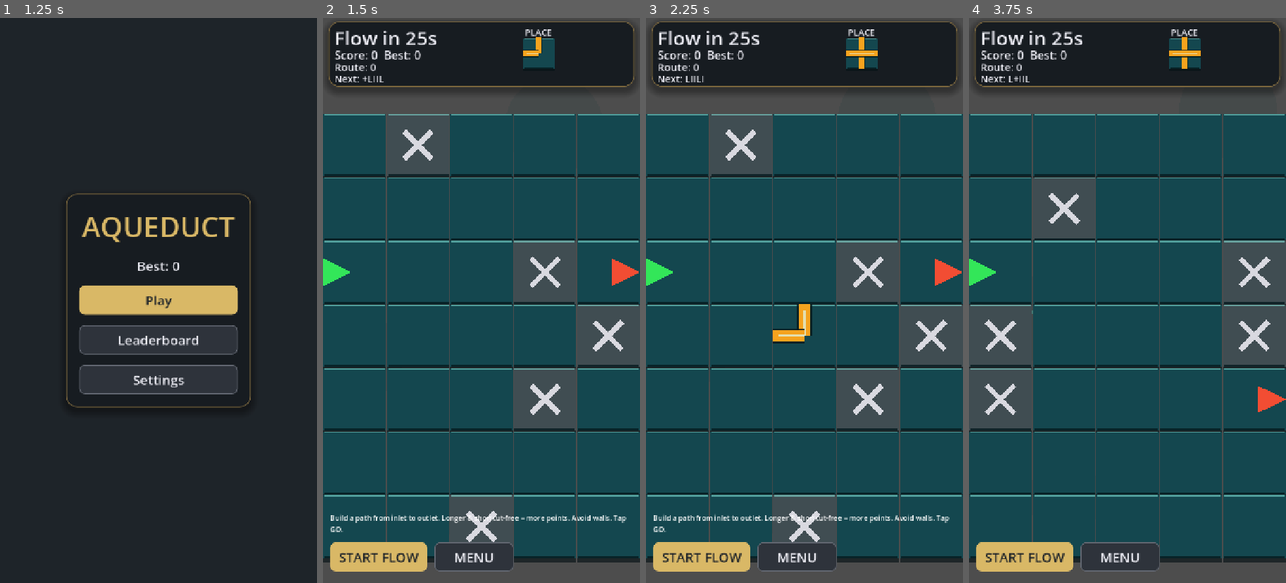
Above: before the commit, frames 1-4 (left to right).
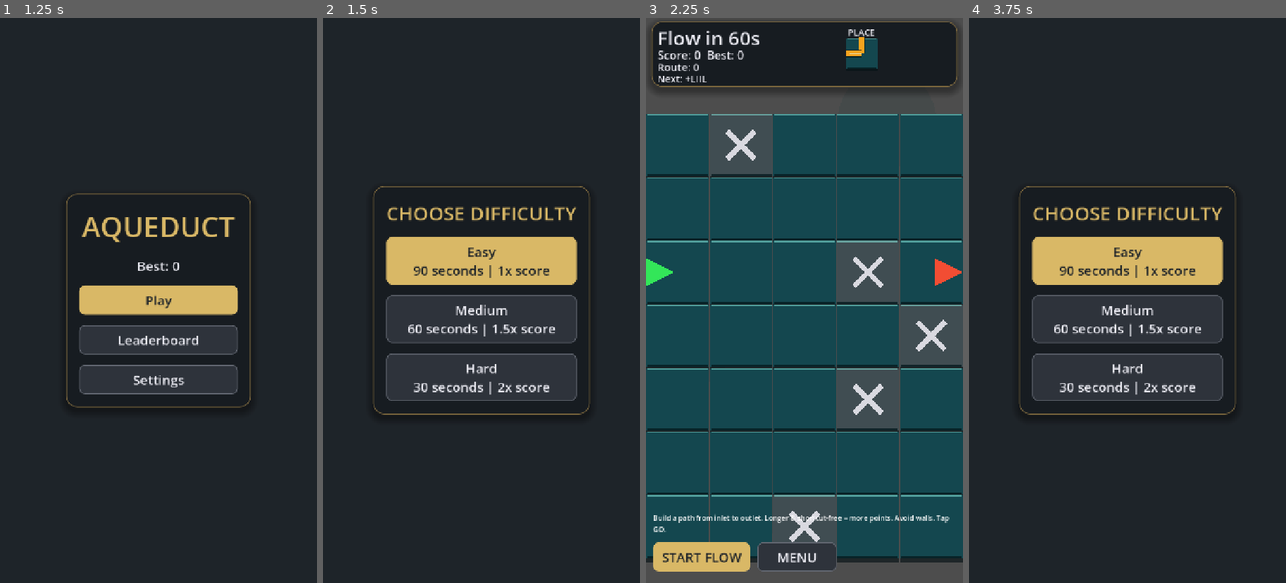
Above: after the commit, the same moments.

Repository: tokko/pipe-mania
Game: Godot game, scene res://scenes/main.tscn
The game is run twice, just before and just after one commit, with the same random seed, the same clock (stepped at 60 frames per second) and the same inputs.
Inputs (mouse positions are in pixels of both pictures, inside the frame that each line leads up to):
- Up to frame 1 (1.25 s): tap Enter at 0.5 s; move the mouse to (228, 272) at 0.52 s; hold Shift from 0.53 s (still down); click (228, 272) at 0.67 s
- Up to frame 2 (1.5 s): release Shift at 1.25 s; click "Play" at 1.25 s
- Up to frame 3 (2.25 s): click (804, 317) at 2 s, where only the run after the commit has a clickable "Medium 60 seconds | 1.5x score"
- Up to frame 4 (3.75 s): click "START FLOW" at 2.75 s; click "New Game" at 3.5 s

Frame 1 is identical in both runs. In frame 2, 86% of the frame differs, in the area x 0-100%, y 0-100%; in frame 3, 0.8%; in frame 4, 86%.

Commit message:
feat: add difficulty selector

Diff:
--- a/scripts/main.gd
+++ b/scripts/main.gd
@@ -70,8 +70,8 @@
 		get_tree().quit()
 
 
-func _start_game() -> void:
-	_run = Run.new(randi())
+func _start_game(mode: int = Run.Mode.EASY) -> void:
+	_run = Run.new(randi(), mode)
 	_run.high_score = SaveStore.load_high()
 	_mount_first_board()
 
@@ -104,10 +104,10 @@
 	_hud.bind(_bv)
 	_hud.go_pressed.connect(_start_flow)
 	_hud.menu_pressed.connect(_on_menu)
-	var c = Difficulty.config(_run.board_index)  # _mount_board is only ever called after _run is set
-	_build_remaining = float(c.build_seconds)
+	var build_seconds := _run.build_seconds()
+	_build_remaining = float(build_seconds)
 	_clock_started = false  # don't tick until the player places their first pipe
-	_hud.set_countdown(c.build_seconds)
+	_hud.set_countdown(build_seconds)
 	_hud.set_scores(_run.run_score, _run.high_score)
 	if OS.get_environment("PIPE_TEST") == "":
 		Audio.set_music(Audio.MusicTrack.BUILD)
@@ -210,9 +210,9 @@
 
 # --- screen-flow lifecycle (called by ScreenController on the non-test branch) ---
 
-func start_game() -> void:
+func start_game(mode: int = Run.Mode.EASY) -> void:
 	_maybe_show_interstitial()  # between-runs ad seam (suppressed when ads removed / first game)
-	_start_game()
+	_start_game(mode)
 
 
 # Interstitial between runs: shown on the 2nd+ game of a session, suppressed once ads are removed.
@@ -497,7 +497,10 @@
 	print("BOARD3_DIMS=", Vector2i(_gs.board.width, _gs.board.height), " EXP=", Vector2i(c3.grid_w, c3.grid_h))
 	print("RUN_SCORE=", _run.run_score, " INDEX=", _run.board_index)  # expect 15, 3
 	_on_outcome(GameState.Outcome.LEAK, 0)  # verify-fail ends the run
-	print("RUN_OVER=", _run.over, " HIGH=", _run.high_score, " SAVED=", SaveStore.load_high())
+	var saved_high := SaveStore.load_high()
+	print("RUN_OVER=", _run.over, " HIGH=", _run.high_score, " SAVED=", saved_high)
+	assert(_run.over and _run.high_score == 15 and saved_high == 15,
+		"PIPE_TEST score/run-over proof did not persist the displayed total")
 	print("RUNEND_LABEL=", _hud.outcome_text())
 	# Scoring seam: a connected legacy-bomb route keeps its GO-time score through failure.
 	if d and d.file_exists("highscore.json"):
@@ -596,10 +599,58 @@
 	print("SCREEN_SPLASH=", _screen.screen_label())  # expect SPLASH
 	_screen._on_splash_dismissed()
 	print("SCREEN_AFTER_SPLASH=", _screen.screen_label())  # expect MENU
-	_screen._on_menu_play()
-	print("SCREEN_AFTER_PLAY=", _screen.screen_label())  # expect GAME (board mounted, no overlay)
+	SaveStore.save_high(0)
+	SaveStore.clear_leaderboard()
+	var run_before_selection := _run
+	_screen._screen_view.emit_signal("play_pressed")  # mounted MenuView -> selector
+	var selector_shown := _screen.screen_label() == "DIFFICULTY" and _run == run_before_selection
+	print("SCREEN_AFTER_PLAY=", _screen.screen_label(),
+		" RUN_UNCHANGED=", _run == run_before_selection)  # expect DIFFICULTY + true
+	assert(selector_shown, "PIPE_TEST missing selector marker: SCREEN_AFTER_PLAY")
+	_screen._screen_view.emit_signal("difficulty_selected", Run.Mode.MEDIUM)  # mounted DifficultyView
+	var medium_timer := "<missing>" if _hud == null else _hud.countdown_text()
+	var medium_started := _screen.screen_label() == "GAME" \
+		and _run != run_before_selection and _run.mode == Run.Mode.MEDIUM \
+		and medium_timer == "Flow in 60s"
+	print("MEDIUM_STARTED=", medium_started, " TIMER=", medium_timer)  # expect true + Flow in 60s
+	assert(medium_started, "PIPE_TEST missing selector marker: MEDIUM_STARTED")
+	# Medium's real run-end path must carry one integer total through every displayed/persisted sink.
+	_on_outcome(GameState.Outcome.CLEARED, 2)  # aggregate raw total 2 -> displayed Medium total 3
+	var medium_total := _run.run_score
+	var medium_hud := _hud.score_text()
+	print("MEDIUM_HUD_TOTAL=", medium_hud, " INTEGER_TOTAL=", medium_total)
+	assert(medium_total == 3 and medium_hud == "Score: 3  Best: 0",
+		"PIPE_TEST Medium total did not reach the HUD as an integer")
+	_on_outcome(GameState.Outcome.LEAK, 0)
+	var medium_runover_total := _screen._pending_score
+	print("MEDIUM_RUNOVER_TOTAL=", medium_runover_total, " SCREEN=", _screen.screen_label())
+	assert(_screen.screen_label() == "RUNOVER" and medium_runover_total == medium_total,
+		"PIPE_TEST Medium total did not reach run-over")
+	var medium_saved_high := SaveStore.load_high()
+	print("MEDIUM_SAVED_HIGH=", medium_saved_high)
+	assert(medium_saved_high == medium_total, "PIPE_TEST Medium total did not persist as high score")
+	_screen._on_initials_submitted("MED")
+	var medium_leaderboard := SaveStore.load_leaderboard()
+	var medium_leaderboard_total := -1
+	if not medium_leaderboard.is_empty():
+		var medium_entry: Dictionary = medium_leaderboard[0]
+		medium_leaderboard_total = int(medium_entry.get("score", -1))
+	print("MEDIUM_LEADERBOARD_TOTAL=", medium_leaderboard_total)
+	assert(medium_leaderboard_total == medium_total,
+		"PIPE_TEST Medium total did not reach leaderboard")
 	_on_outcome(GameState.Outcome.LEAK, 0)  # a real run-end must raise the run-over screen
 	print("SCREEN_AFTER_LEAK=", _screen.screen_label())  # expect RUNOVER
+	_screen._overlay.emit_signal("new_game_pressed")  # mounted RunoverView -> selector
+	var selector_after_runover := _screen.screen_label() == "DIFFICULTY"
+	print("SCREEN_AFTER_NEW_GAME=", _screen.screen_label())  # expect DIFFICULTY
+	assert(selector_after_runover, "PIPE_TEST missing selector marker: SCREEN_AFTER_NEW_GAME")
+	_screen._screen_view.emit_signal("difficulty_selected", Run.Mode.HARD)  # mounted DifficultyView
+	var hard_timer := "<missing>" if _hud == null else _hud.countdown_text()
+	var hard_started := _screen.screen_label() == "GAME" and _run.mode == Run.Mode.HARD \
+		and hard_timer == "Flow in 30s"
+	print("HARD_STARTED=", hard_started,
+		" TIMER=", hard_timer)  # expect true + Flow in 30s
+	assert(hard_started, "PIPE_TEST missing selector marker: HARD_STARTED")
 	# Leaderboard submission follows the mounted run-over controller handoff, then restores state.
 	SaveStore.clear_leaderboard()
 	var leaderboard_run := Run.new(47)
@@ -607,9 +658,12 @@
 	_screen.show_runover(leaderboard_run, 3)
 	_screen._on_initials_submitted("AAA")
 	var saved_entries := SaveStore.load_leaderboard()
-	var saved_entry: Dictionary = saved_entries[0]
-	assert(saved_entry["name"] == "AAA")
-	assert(int(saved_entry["score"]) == 12)
+	var saved_entry: Dictionary = {}
+	if not saved_entries.is_empty():
+		saved_entry = saved_entries[0]
+	assert(not saved_entries.is_empty(), "PIPE_TEST leaderboard submission produced no entry")
+	assert(str(saved_entry.get("name", "")) == "AAA")
+	assert(int(saved_entry.get("score", -1)) == 12)
 	var saved_date := str(saved_entry.get("date", ""))
 	var date_pattern := RegEx.new()
 	date_pattern.compile("^[0-9]{4}-[0-9]{2}-[0-9]{2}$")
--- a/scripts/model/run.gd
+++ b/scripts/model/run.gd
@@ -8,24 +8,75 @@
 const GameState = preload("res://scripts/model/game_state.gd")
 const PieceQueue = preload("res://scripts/model/piece_queue.gd")
 
+enum Mode {
+	EASY,
+	MEDIUM,
+	HARD,
+}
+
+const _MODE_CONFIG := {
+	Mode.EASY: {
+		"name": "Easy",
+		"build_seconds": 90,
+		"score_numerator": 1,
+		"score_denominator": 1,
+	},
+	Mode.MEDIUM: {
+		"name": "Medium",
+		"build_seconds": 60,
+		"score_numerator": 3,
+		"score_denominator": 2,
+	},
+	Mode.HARD: {
+		"name": "Hard",
+		"build_seconds": 30,
+		"score_numerator": 2,
+		"score_denominator": 1,
+	},
+}
+
 var run_seed: int
+var mode: int
 var board_index: int = 0
 var run_score: int = 0
+var raw_score: int = 0
 var high_score: int = 0
 var over: bool = false
 var revived: bool = false  # a run may be revived once (rewarded-ad continue)
 var board_score_banked: bool = false
 
 
-func _init(seed_: int = 0) -> void:
+func _init(seed_: int = 0, mode_: int = Mode.EASY) -> void:
 	run_seed = seed_
+	mode = mode_
+
+
+static func mode_config(mode_: int) -> Dictionary:
+	return _MODE_CONFIG[mode_]
+
+
+func build_seconds() -> int:
+	return int(mode_config(mode).build_seconds)
+
+
+func _scaled_score(score: int) -> int:
+	var config: Dictionary = mode_config(mode)
+	var numerator: int = int(config.score_numerator)
+	var denominator: int = int(config.score_denominator)
+	return int((score * numerator + denominator / 2) / denominator)
+
+
+func _bank_score(score: int) -> void:
+	if board_score_banked:
+		return
+	raw_score += score
+	run_score = _scaled_score(raw_score)
+	board_score_banked = true
 
 
 ## A cleared board: bank its score and advance to the next (harder) board.
 func on_clear(score: int) -> void:
-	if not board_score_banked:
-		run_score += score
-		board_score_banked = true
+	_bank_score(score)
 	board_index += 1
 	board_score_banked = false
 
@@ -34,9 +85,7 @@
 func on_fail(score: int) -> void:
 	if over:
 		return
-	if not board_score_banked:
-		run_score += score
-		board_score_banked = true
+	_bank_score(score)
 	over = true
 	high_score = maxi(high_score, run_score)
 
@@ -68,6 +117,7 @@
 ## Restart the run (keep the high score).
 func restart() -> void:
 	board_index = 0
+	raw_score = 0
 	run_score = 0
 	over = false
 	revived = false
--- a/scripts/screen_controller.gd
+++ b/scripts/screen_controller.gd
@@ -7,6 +7,7 @@
 
 const SplashView = preload("res://scripts/view/splash_view.gd")
 const MenuView = preload("res://scripts/view/menu_view.gd")
+const DifficultyView = preload("res://scripts/view/difficulty_view.gd")
 const RunoverView = preload("res://scripts/view/runover_view.gd")
 const LeaderboardView = preload("res://scripts/view/leaderboard_view.gd")
 const SettingsView = preload("res://scripts/view/settings_view.gd")
@@ -76,13 +77,21 @@
 
 
 func _on_menu_play() -> void:
-	_screen_view = _swap(_screen_view, null)
-	_main.start_game()
+	_show_difficulty()
 
 
 func _on_runover_new_game() -> void:
+	_show_difficulty()
+
+
+func _show_difficulty() -> void:
 	_overlay = _swap(_overlay, null)
-	_main.start_game()
+	_screen_view = _swap(_screen_view, DifficultyView.new())
+
+
+func _on_difficulty_selected(mode: int) -> void:
+	_screen_view = _swap(_screen_view, null)
+	_main.start_game(mode)
 
 
 func _on_runover_revive() -> void:
@@ -140,6 +149,8 @@
 		return "RUNOVER"
 	if _screen_view is SplashView:
 		return "SPLASH"
+	if _screen_view is DifficultyView:
+		return "DIFFICULTY"
 	if _screen_view is MenuView:
 		return "MENU"
 	return "GAME"
--- /dev/null
+++ b/scripts/view/difficulty_view.gd
@@ -0,0 +1,35 @@
+extends CanvasLayer
+
+signal difficulty_selected(mode: int)
+
+const Run = preload("res://scripts/model/run.gd")
+const UiStyle = preload("res://scripts/view/ui_style.gd")
+
+
+func _init() -> void:
+	layer = 5
+
+
+func _ready() -> void:
+	add_child(UiStyle.backdrop())
+	var column := UiStyle.centered_card(self)
+	column.add_child(UiStyle.title("CHOOSE DIFFICULTY", 44))
+	_add_mode_button(column, Run.Mode.EASY, true)
+	_add_mode_button(column, Run.Mode.MEDIUM, false)
+	_add_mode_button(column, Run.Mode.HARD, false)
+
+
+func _add_mode_button(column: VBoxContainer, mode: int, primary: bool) -> void:
+	var config: Dictionary = Run.mode_config(mode)
+	var score_label := "1.5" if int(config.score_denominator) == 2 else str(int(config.score_numerator))
+	var button := UiStyle.button(
+		"%s\n%d seconds | %sx score" % [str(config.name), int(config.build_seconds), score_label],
+		primary
+	)
+	button.name = "%sButton" % str(config.name)
+	button.pressed.connect(difficulty_selected.emit.bind(mode))
+	column.add_child(button)
+
+
+func connect_view(controller) -> void:
+	difficulty_selected.connect(controller._on_difficulty_selected)
--- /dev/null
+++ b/test/unit/test_difficulty_view.gd
@@ -0,0 +1,31 @@
+extends "res://addons/gut/test.gd"
+
+const DifficultyView = preload("res://scripts/view/difficulty_view.gd")
+const Run = preload("res://scripts/model/run.gd")
+
+
+func _button(view: DifficultyView, button_name: String) -> Button:
+	return view.find_child(button_name, true, false) as Button
+
+
+func test_all_difficulty_choices_are_labeled_and_emit_their_mode() -> void:
+	var view := DifficultyView.new()
+	var selected := []
+	view.difficulty_selected.connect(func(mode: int) -> void: selected.append(mode))
+	add_child(view)
+	await get_tree().process_frame
+
+	var easy := _button(view, "EasyButton")
+	var medium := _button(view, "MediumButton")
+	var hard := _button(view, "HardButton")
+
+	assert_eq(easy.text, "Easy\n90 seconds | 1x score")
+	assert_eq(medium.text, "Medium\n60 seconds | 1.5x score")
+	assert_eq(hard.text, "Hard\n30 seconds | 2x score")
+
+	easy.emit_signal("pressed")
+	medium.emit_signal("pressed")
+	hard.emit_signal("pressed")
+
+	assert_eq(selected, [Run.Mode.EASY, Run.Mode.MEDIUM, Run.Mode.HARD])
+	view.free()
--- a/test/unit/test_run.gd
+++ b/test/unit/test_run.gd
@@ -124,3 +124,69 @@
 	r.revive()
 	r.restart()
 	assert_false(r.revived, "restart re-arms the one-time revive")
+
+
+func test_easy_mode_uses_ninety_seconds_and_one_x_score() -> void:
+	var r = Run.new(1, Run.Mode.EASY)
+	assert_eq(r.build_seconds(), 90)
+	r.on_clear(7)
+	assert_eq(r.run_score, 7)
+	assert_eq(r.raw_score, 7)
+
+
+func test_medium_mode_uses_sixty_seconds_and_rounded_one_point_five_x_total() -> void:
+	var r = Run.new(1, Run.Mode.MEDIUM)
+	assert_eq(r.build_seconds(), 60)
+	r.on_clear(1)
+	assert_eq(r.run_score, 2, "1 x 1.5 rounds half up to 2")
+	r.on_clear(1)
+	assert_eq(r.raw_score, 2)
+	assert_eq(r.run_score, 3, "the multiplier applies to the accumulated run total")
+
+
+func test_hard_mode_uses_thirty_seconds_and_two_x_score() -> void:
+	var r = Run.new(1, Run.Mode.HARD)
+	assert_eq(r.build_seconds(), 30)
+	r.on_clear(7)
+	assert_eq(r.run_score, 14)
+	assert_eq(r.raw_score, 7)
+
+
+func test_medium_multiplier_applies_when_a_run_ends() -> void:
+	var r = Run.new(1, Run.Mode.MEDIUM)
+	r.on_clear(3)
+	r.on_fail(1)
+	assert_eq(r.raw_score, 4)
+	assert_eq(r.run_score, 6)
+	assert_eq(r.high_score, 6)
+	assert_true(r.over)
+
+
+func test_medium_fail_revive_clear_fail_restart_preserves_score_invariants() -> void:
+	var r = Run.new(1, Run.Mode.MEDIUM)
+	r.on_fail(1)
+	assert_eq(r.raw_score, 1)
+	assert_eq(r.run_score, 2, "the initial odd raw total rounds half up")
+	assert_eq(typeof(r.raw_score), TYPE_INT)
+	assert_eq(typeof(r.run_score), TYPE_INT)
+
+	r.revive()
+	assert_false(r.over)
+	assert_eq(r.raw_score, 1, "revive does not re-bank the failed board")
+	assert_eq(r.run_score, 2, "revive preserves the displayed total")
+	r.on_clear(1)
+	assert_eq(r.raw_score, 1, "clear does not re-bank the revived board")
+	assert_eq(r.run_score, 2)
+	r.on_fail(0)
+	assert_true(r.over)
+	assert_eq(r.raw_score, 1, "a later zero-score failure does not duplicate the old score")
+	assert_eq(r.run_score, 2)
+	assert_eq(r.high_score, 2)
+
+	r.restart()
+	assert_eq(r.raw_score, 0)
+	assert_eq(r.run_score, 0)
+	assert_eq(typeof(r.raw_score), TYPE_INT)
+	assert_eq(typeof(r.run_score), TYPE_INT)
+	assert_eq(r.build_seconds(), 60, "restart retains the selected Medium mode")
+	assert_eq(r.high_score, 2, "restart keeps the high score")
--- a/test/unit/test_screen_controller.gd
+++ b/test/unit/test_screen_controller.gd
@@ -1,6 +1,14 @@
 extends "res://addons/gut/test.gd"
 
 const ScreenController = preload("res://scripts/screen_controller.gd")
+const Run = preload("res://scripts/model/run.gd")
+
+
+class MainDouble extends Node:
+	var started_modes := []
+
+	func start_game(mode: int) -> void:
+		started_modes.append(mode)
 
 
 func test_handle_go_back_closes_an_open_leaderboard_modal() -> void:
@@ -16,3 +24,48 @@
 	assert_eq(controller.screen_label(), "GAME", "Back closes the open modal")
 	host.free()
 	controller.free()
+
+
+func test_menu_play_mounts_difficulty_without_starting_game() -> void:
+	var main := MainDouble.new()
+	var controller := ScreenController.new()
+	add_child_autoqfree(main)
+	add_child_autoqfree(controller)
+	controller.setup(main)
+
+	controller._on_menu_play()
+	await get_tree().process_frame
+
+	assert_eq(controller.screen_label(), "DIFFICULTY")
+	assert_eq(main.started_modes, [])
+
+
+func test_menu_difficulty_selection_starts_selected_mode() -> void:
+	var main := MainDouble.new()
+	var controller := ScreenController.new()
+	add_child_autoqfree(main)
+	add_child_autoqfree(controller)
+	controller.setup(main)
+
+	controller._on_menu_play()
+	await get_tree().process_frame
+	controller._screen_view.emit_signal("difficulty_selected", Run.Mode.HARD)
+
+	assert_eq(main.started_modes, [Run.Mode.HARD])
+
+
+func test_runover_new_game_waits_for_difficulty_before_starting_selected_mode() -> void:
+	var main := MainDouble.new()
+	var controller := ScreenController.new()
+	add_child_autoqfree(main)
+	add_child_autoqfree(controller)
+	controller.setup(main)
+
+	controller._on_runover_new_game()
+	await get_tree().process_frame
+
+	assert_eq(controller.screen_label(), "DIFFICULTY")
+	assert_eq(main.started_modes, [])
+	controller._screen_view.emit_signal("difficulty_selected", Run.Mode.MEDIUM)
+
+	assert_eq(main.started_modes, [Run.Mode.MEDIUM])
Not shown, added: docs/plans/2026-07-16-difficulty-selector.md
